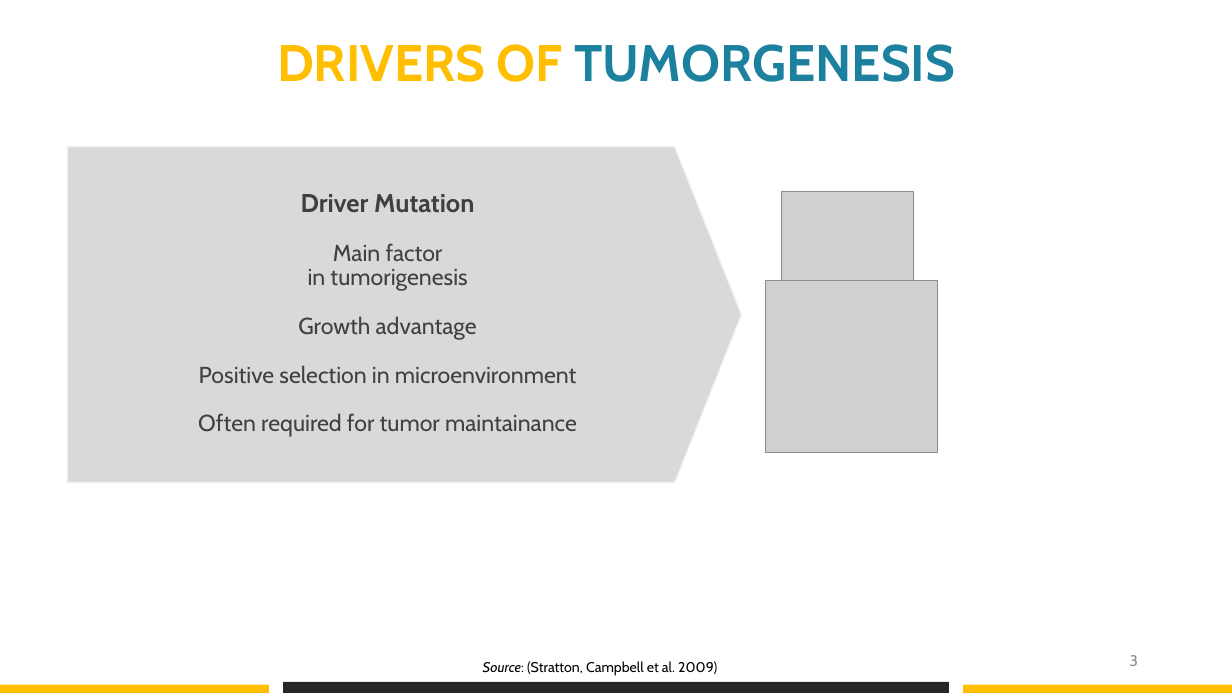
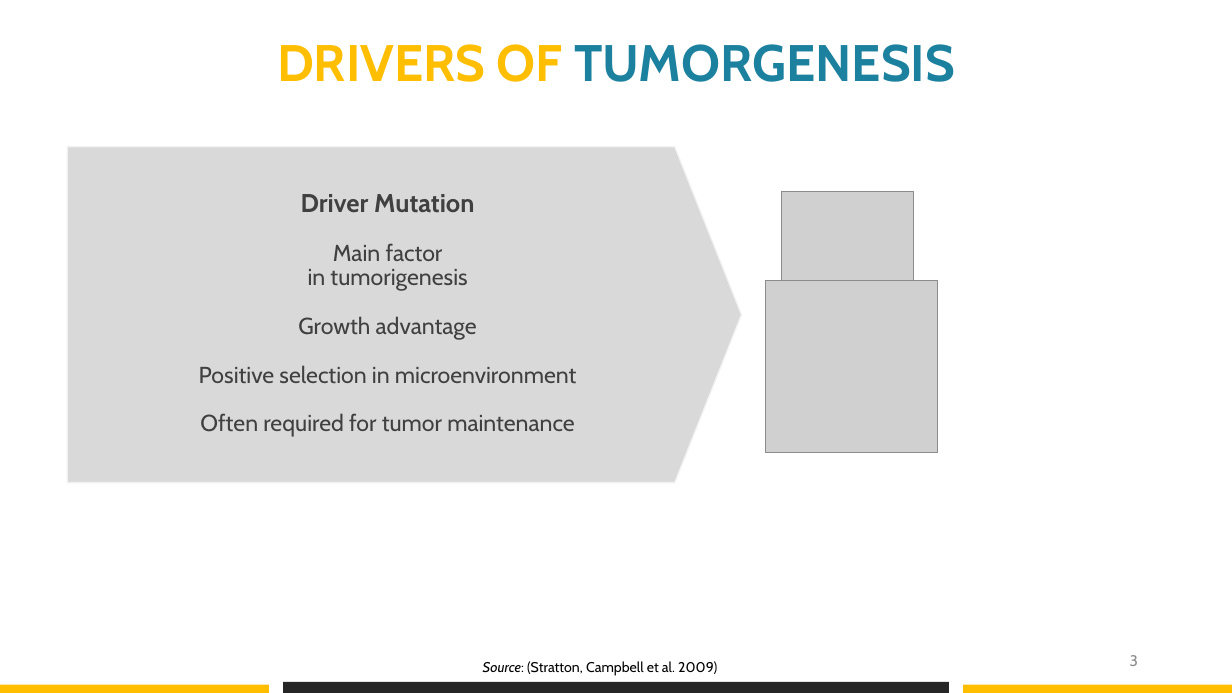
Before and after one commit to datascience-mobi/group-04-project-1-4, a slide deck: slide 3 of Project proposal_presentation_V1.pptx. Drawn at 1232x693 pixels with LibreOffice and Linux fonts; fonts in the diff are those of the drawing; grey boxes stand for pictures. Boxes give left, top, right and bottom in pixels: in the first picture for what was removed or moved away, otherwise in the second. Text is boxed around its words. In the diff, an @@ line names an element or a change of style, - is before the commit and + after.

```diff
--- a/Project proposal_presentation_V1.pptx
+++ b/Project proposal_presentation_V1.pptx
@@ text in pentagon arrow at (x1=200, y1=413, x2=575, y2=437): text changed @@
-Often required for tumor maintainance
+Often required for tumor maintenance
```
Also in this commit, not shown: 3 other slides changed.
